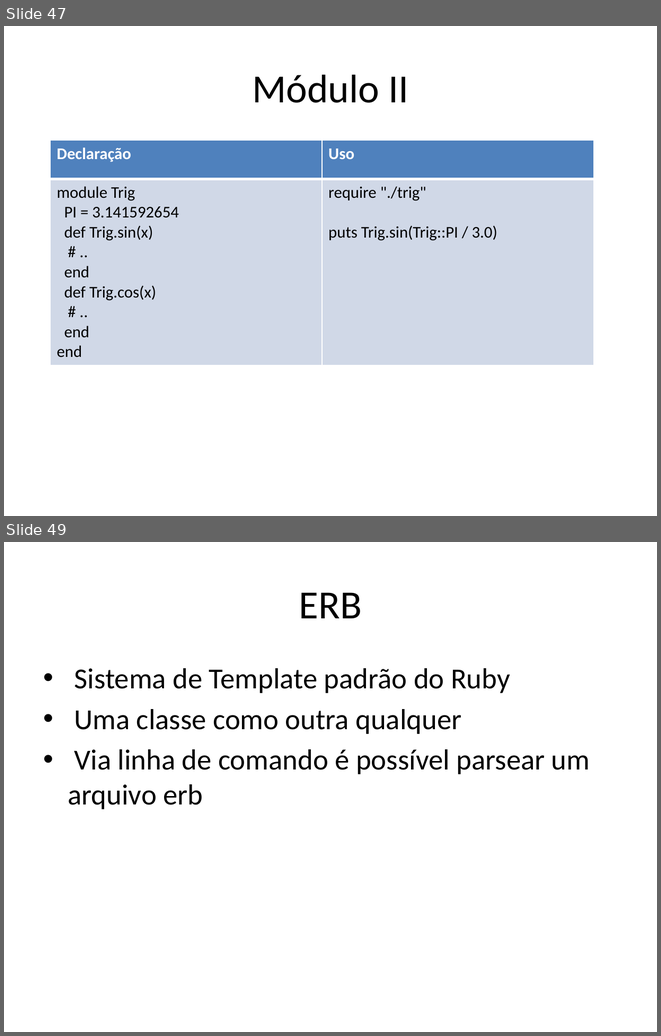
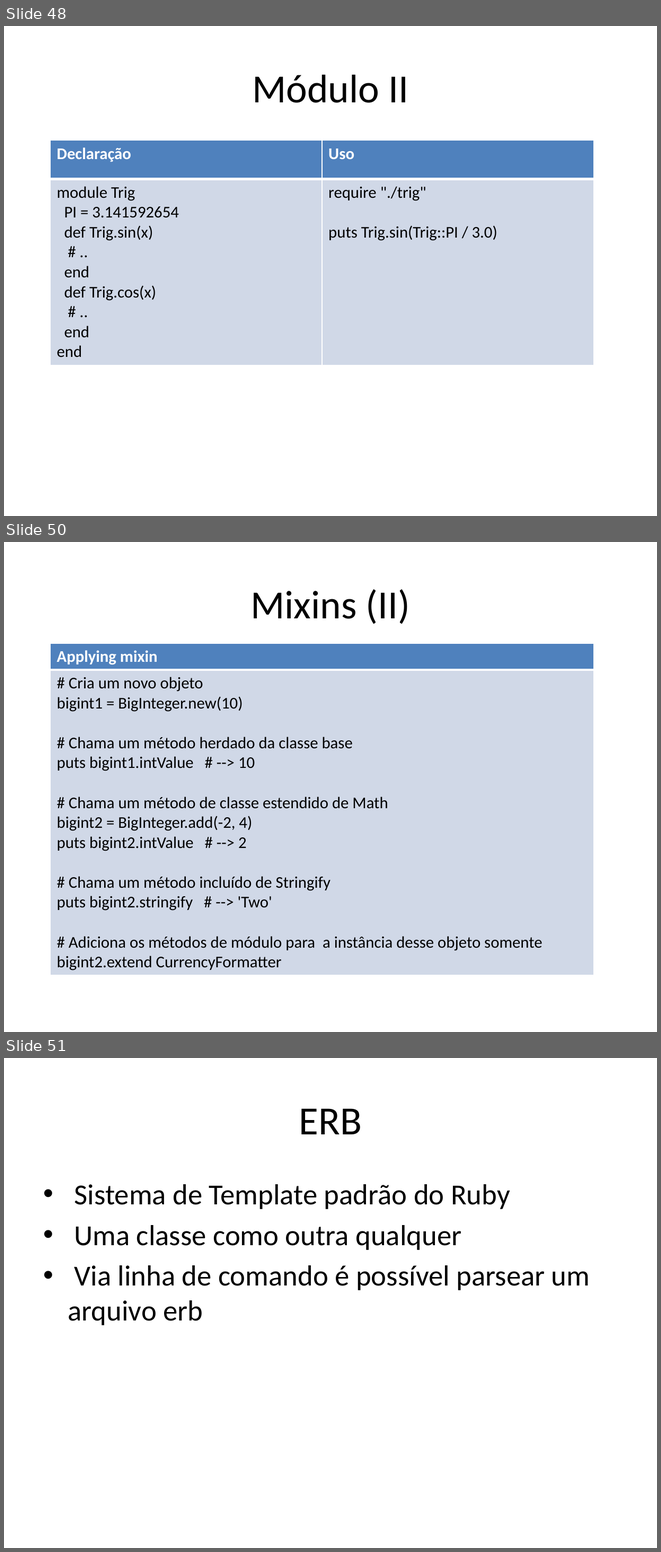
Before and after one commit to rdllopes/ruby-course, a slide deck: Curso_Basico_Ruby.pptx. Shown one above the other, each under a label of ours: slides 47 and 49 before the commit, slides 48, 50 and 51 after it; the slides between them are not shown. The pictures are 661x1036 and 661x1552 pixels, drawn with LibreOffice and Linux fonts; fonts in the diff are those of the drawing; background and template pictures are left out. Boxes give left, top, right and bottom in pixels: in the first picture for what was removed or moved away, otherwise in the second. Text is boxed around its words. In the diff, an @@ line names an element or a change of style, - is before the commit and + after.

```diff
--- a/Curso_Basico_Ruby.pptx
+++ b/Curso_Basico_Ruby.pptx
@@ slide 50 added at (4,542,657,1032), background picture (left out) @@
@@ title added at (250,589,410,624), 44 pt, text #000000 @@
+Mixins (II)
@@ table added at (50,643,593,972), 2 rows, 1 columns @@
+Applying mixin
+# Cria um novo objeto / bigint1 = BigInteger.new(10) / # Chama um método herdado da classe base / puts bigint1.intValue # --> 10 / # Chama um método de classe estendido de Math / bigint2 = BigInteger.add(-2, 4) / puts bigint2.intValue # --> 2 / # Chama um método incluído de Stringify / puts bigint2.stringify # --> 'Two' / # Adiciona os métodos de módulo para a instância desse objeto somente / bigint2.extend CurrencyFormatter
@@ what was slide 47 is now slide 48 @@
@@ what was slide 49 is now slide 51 @@
```
Also in this commit, not shown: 2 other slides added, 1 slide removed.
